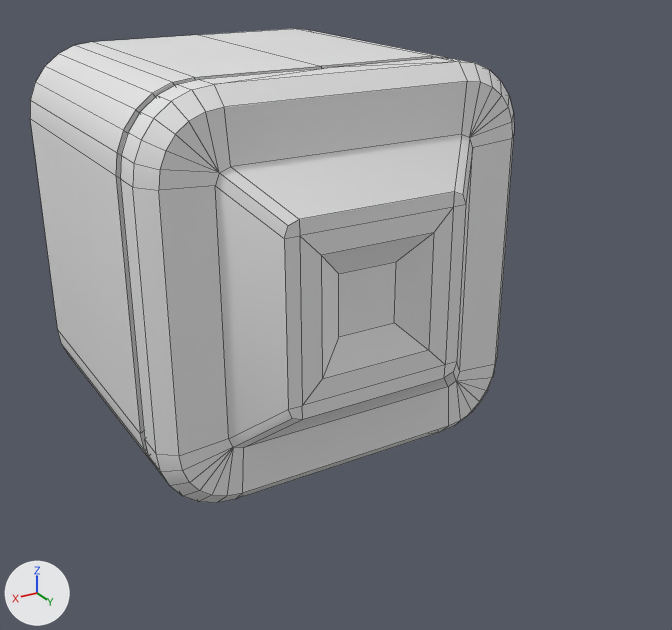
What one commit did to the Blender file Assets/ArtSource/Blocks.blend.
Camera for both pictures: a 50 mm lens placed at (1.09, 2.234, 0.816), pointed at (-0.014, 0.393, -0.104). Every picture has the same lights, and +X, +Y and +Z are marked at lower left. Mesh edges are drawn as thin lines.

Names of what the first picture shows: 'Block'.
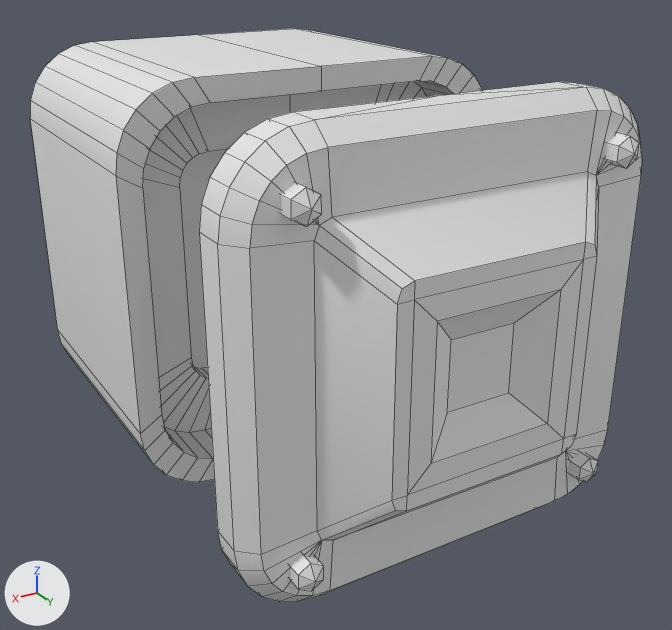
Diff of the bpy script that builds the scene:
```diff
--- a/Assets/ArtSource/Blocks.blend.py
+++ b/Assets/ArtSource/Blocks.blend.py
@@ me_cube_001 @@
 # used by ob_block; location = (0.0, 0.0, 0.0)
-me_cube_001.from_pydata(...)  # 362 vertices, 329 faces; spans x -0.5..0.5, y -0.351..0.604, z -0.5..0.5
+me_cube_001.from_pydata(...)  # 414 vertices, 378 faces; spans x -0.5..0.5, y -0.351..1.016, z -0.5..0.5
+# me_cube_001 part 1: the loose piece of 182 vertices spanning x -0.5..0.5, y 0.345..0.604, z -0.5..0.5 is moved by (0.0, 0.412, 0.0)
+# me_cube_001 part 2: a new loose piece of 13 vertices spanning x 0.343..0.401, y 0.9..0.96, z 0.342..0.409
+# me_cube_001 part 3: a new loose piece of 13 vertices spanning x -0.401..-0.343, y 0.9..0.96, z 0.342..0.409
+# me_cube_001 part 4: a new loose piece of 13 vertices spanning x 0.343..0.401, y 0.9..0.96, z -0.409..-0.342
+# me_cube_001 part 5: a new loose piece of 13 vertices spanning x -0.401..-0.343, y 0.9..0.96, z -0.409..-0.342
```

Changed parts and their boxes [x1, y1, x2, y2] in the pictures (672 x 630 px; the box of a moved part takes in the faces that stretch with it):
'Block', reshaped (26% wider, 21% taller)
    before: [30, 29, 514, 503]
    after: [30, 29, 642, 602]
part 1 of me_cube_001, moved or reshaped
    before: [120, 58, 514, 503]
    after: [200, 82, 642, 602]
part 2 of me_cube_001, added
    after: [280, 183, 322, 227]
part 3 of me_cube_001, added
    after: [604, 133, 639, 169]
part 4 of me_cube_001, added
    after: [289, 554, 324, 591]
part 5 of me_cube_001, added
    after: [568, 451, 598, 482]
